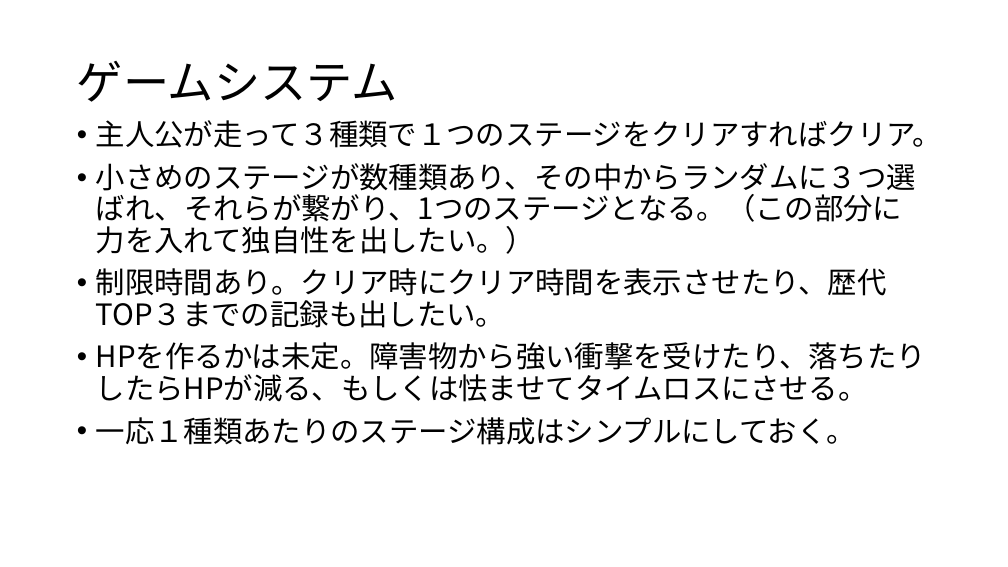
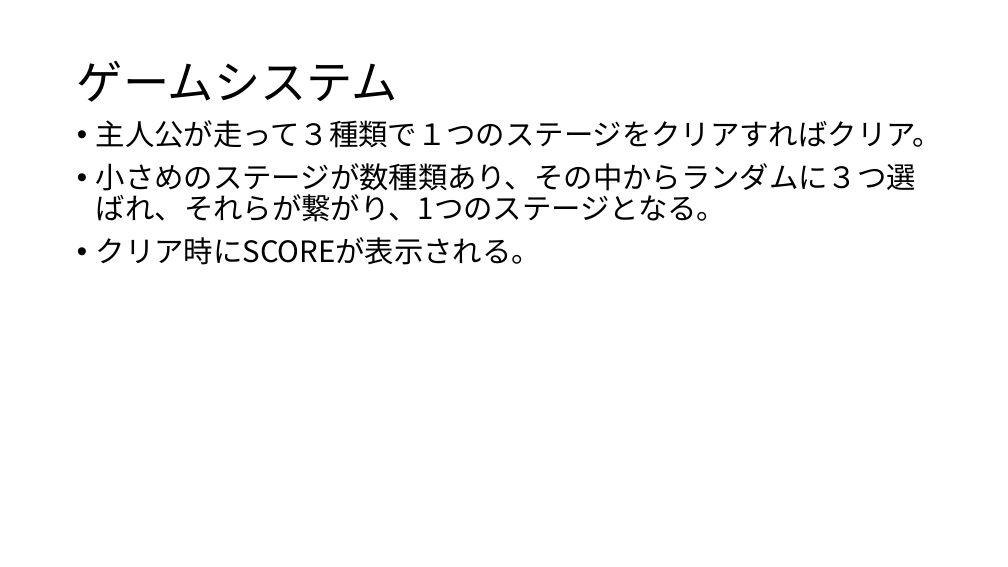
Before and after one commit to 2022Game/01Awamura, a slide deck: slide 4 of 3DLv2_2023_vs2019_Game/Plan/超開王企画書.pptx. Drawn at 1008x567 pixels with LibreOffice and Linux fonts; fonts in the diff are those of the drawing. Boxes give left, top, right and bottom in pixels: in the first picture for what was removed or moved away, otherwise in the second. Text is boxed around its words. In the diff, an @@ line names an element or a change of style, - is before the commit and + after.

```diff
--- a/3DLv2_2023_vs2019_Game/Plan/超開王企画書.pptx
+++ b/3DLv2_2023_vs2019_Game/Plan/超開王企画書.pptx
@@ text at box(96, 163, 916, 265): text changed @@
-• 小さめのステージが数種類あり、その中からランダムに３つ選ばれ、それらが繋がり、1つのステージとなる。（この部分に力を入れて独自性を出したい。）
-• 制限時間あり。クリア時にクリア時間を表示させたり、歴代TOP３までの記録も出したい。
-• HPを作るかは未定。障害物から強い衝撃を受けたり、落ちたりしたらHPが減る、もしくは怯ませてタイムロスにさせる。
-• 一応１種類あたりのステージ構成はシンプルにしておく。
+• 小さめのステージが数種類あり、その中からランダムに３つ選ばれ、それらが繋がり、1つのステージとなる。
+• クリア時にSCOREが表示される。
```
Also in this commit, not shown: 1 other slide changed, 2 slides added, 2 slides removed, 58 other files.
